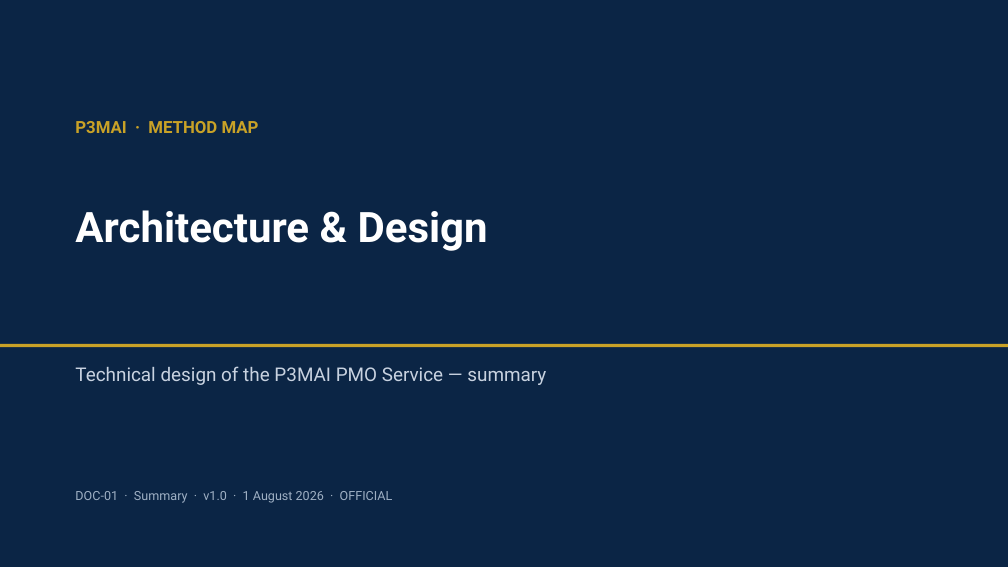
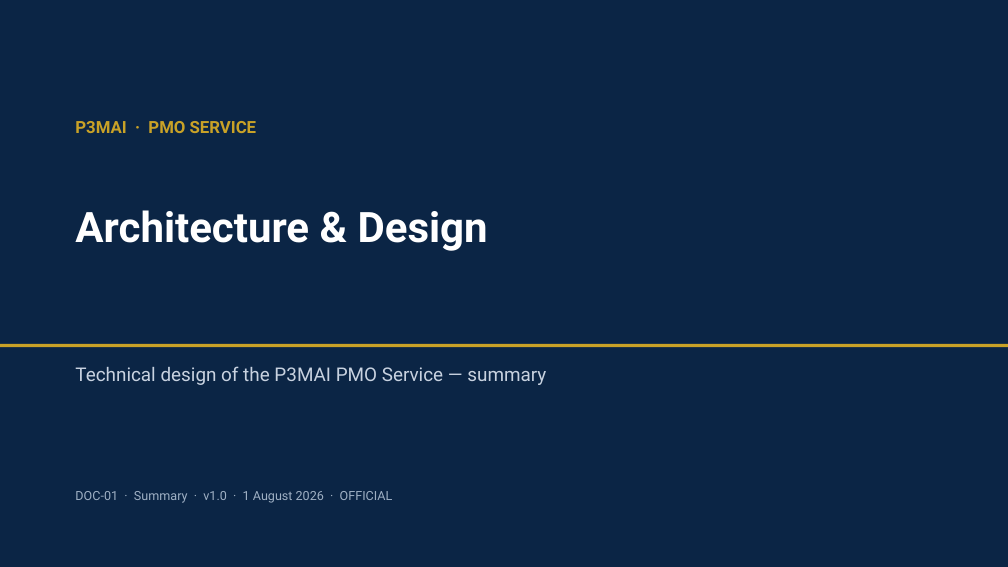
Before and after one commit to DRC63/pmo-service, a slide deck: slide 1 of docs/01_Architecture_and_Design_Summary.pptx. Drawn at 1008x567 pixels with LibreOffice and Linux fonts; fonts in the diff are those of the drawing. Boxes give left, top, right and bottom in pixels: in the first picture for what was removed or moved away, otherwise in the second. Text is boxed around its words. In the diff, an @@ line names an element or a change of style, - is before the commit and + after.

```diff
--- a/docs/01_Architecture_and_Design_Summary.pptx
+++ b/docs/01_Architecture_and_Design_Summary.pptx
@@ text at <box>75,121,256,133</box>: text changed @@
-P3MAI · METHOD MAP
+P3MAI · PMO SERVICE
```
Also in this commit, not shown: 3 other files.
